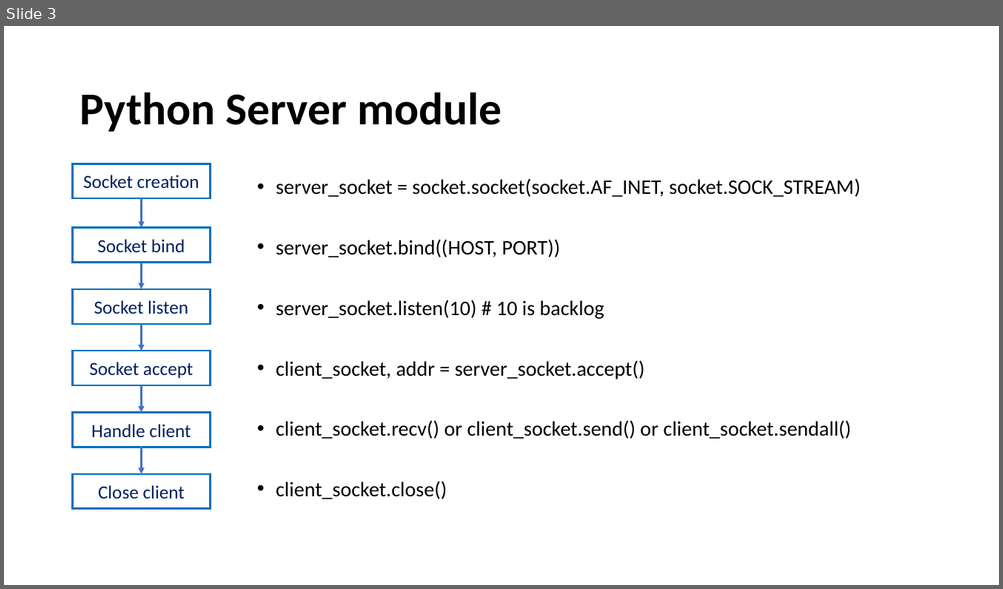
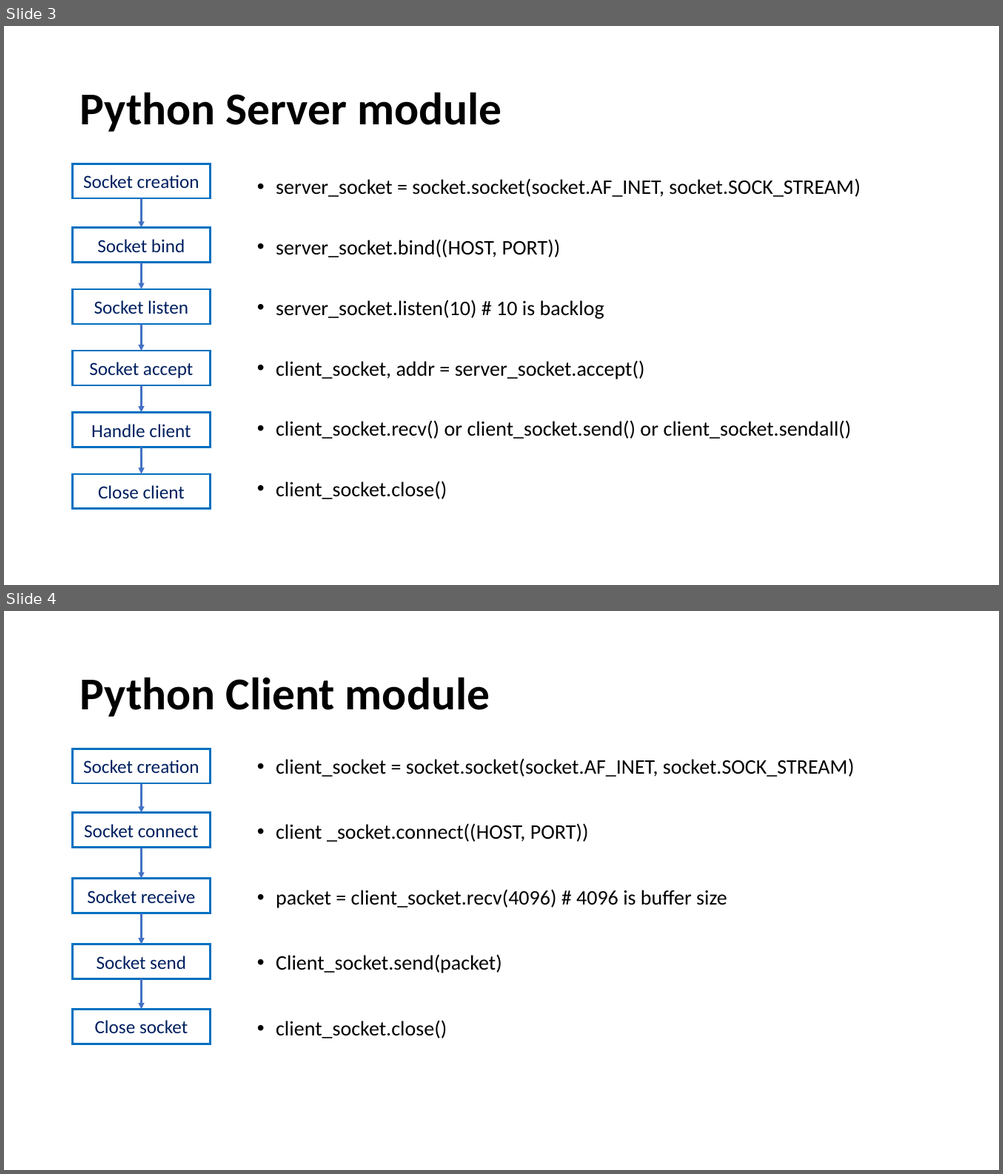
Before and after one commit to 1010code/python-webcam-socket-streaming, a slide deck: screenshot/image.pptx. Shown one above the other, each under a label of ours: slide 3 before the commit, slides 3 and 4 after it. The pictures are 1003x589 and 1003x1174 pixels, drawn with LibreOffice and Linux fonts; fonts in the diff are those of the drawing. Boxes give left, top, right and bottom in pixels: in the first picture for what was removed or moved away, otherwise in the second. Text is boxed around its words. In the diff, an @@ line names an element or a change of style, - is before the commit and + after.

```diff
--- a/screenshot/image.pptx
+++ b/screenshot/image.pptx
@@ slide 4 added at [4,611,999,1170], background #FFFFFF @@
@@ title added at [79,677,489,717], 44 pt, text #000000, bold @@
+Python Client module
@@ rectangle added at [73,749,210,784], outline #0070C0 1.75 pt, 18 pt, text #002060 @@
+Socket creation
@@ text added at [276,758,854,1039], 20 pt, text #000000 @@
+• client_socket = socket.socket(socket.AF_INET, socket.SOCK_STREAM)
+• client _socket.connect((HOST, PORT))
+• packet = client_socket.recv(4096) # 4096 is buffer size
+• Client_socket.send(packet)
+• client_socket.close()
@@ arrow added from (142, 783) to (142, 813), #4472C4 1.5 pt @@
@@ rectangle added at [73,813,210,849], outline #0070C0 1.75 pt, 18 pt, text #002060 @@
+Socket connect
@@ arrow added from (142, 848) to (142, 879), #4472C4 1.5 pt @@
@@ rectangle added at [73,879,210,914], outline #0070C0 1.75 pt, 18 pt, text #002060 @@
+Socket receive
@@ arrow added from (142, 913) to (142, 945), #4472C4 1.5 pt @@
@@ rectangle added at [73,945,210,980], outline #0070C0 1.75 pt, 18 pt, text #002060 @@
+Socket send
@@ arrow added from (142, 980) to (142, 1009), #4472C4 1.5 pt @@
@@ rectangle added at [73,1009,210,1045], outline #0070C0 1.75 pt, 18 pt, text #002060 @@
+Close socket
```
Also in this commit, not shown: 2 other slides added, 2 other files.
